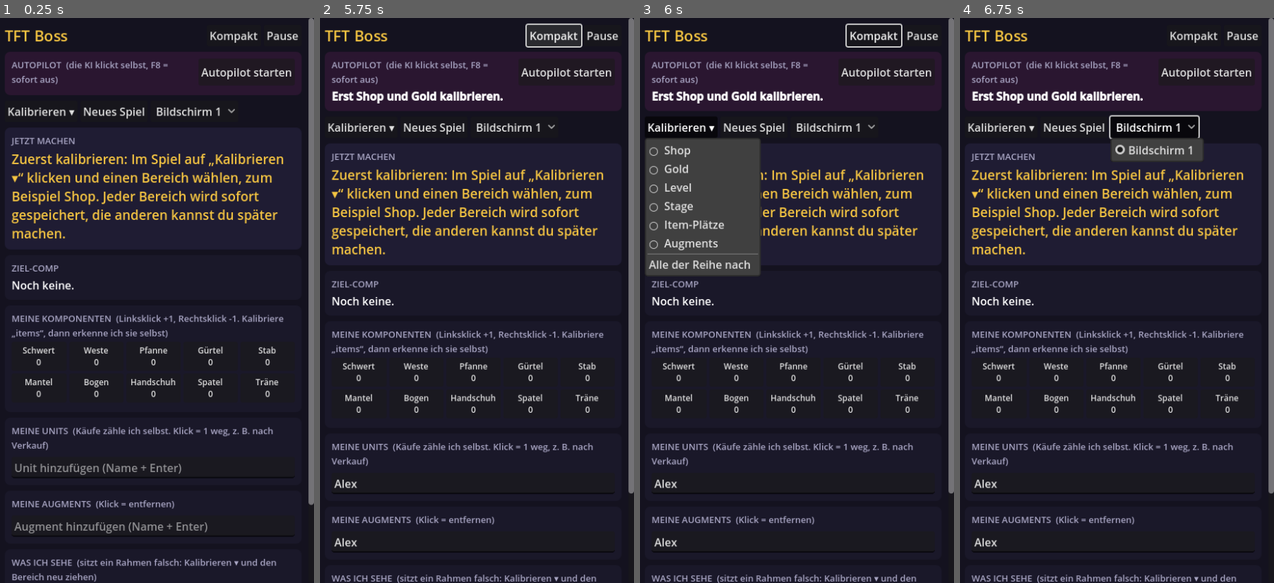
Above: before the commit, frames 1-4 (left to right).
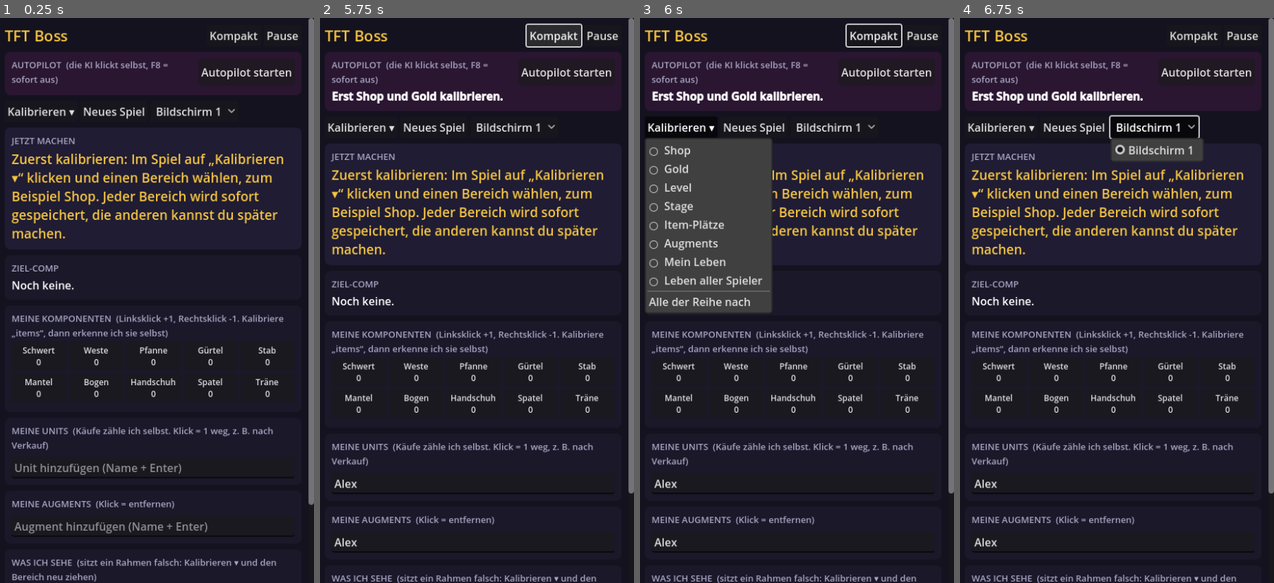
Above: after the commit, the same moments.

Repository: clutch-ai1/claudeTFTmeloo
Game: Godot game, scene res://main.tscn
Same seed, same stepped clock (60 frames per second), same inputs: the game is played once before the commit and once after it.
Inputs (mouse positions are in pixels of both pictures, inside the frame that each line leads up to):
- Up to frame 1 (0.25 s): no input
- Up to frame 2 (5.75 s): click (473, 470) at 0.52 s; type "Alex" at 0.6 s; click (473, 526) at 0.75 s; type "Alex" at 0.83 s; click "Autopilot starten" at 1.25 s; click "Neues Spiel" at 2 s; click "Neues Spiel" at 2.75 s; click "Kompakt" at 3.5 s; click "Autopilot starten" at 4.25 s; click "Alles zeigen" at 5 s
- Up to frame 3 (6 s): click "Kalibrieren ▾" at 5.75 s
- Up to frame 4 (6.75 s): click "Bildschirm 1" at 6.5 s

Frames 1-2 are identical in both runs. In frame 3, 3.7% of the frame differs, in the area x 1-43%, y 21-53%; in frame 4, nothing differs.

Commit message:
TFT Boss: Streak-Plan, Leben und Lobby lesen, Notfall-Rolldown
Co-Authored-By: Claude Opus 5.5 <noreply@anthropic.com>
Claude-Session: https://claude.ai/code/session_01PB14Eb1ZSGfWueGS92rwub

Diff:
--- a/tftboss/scripts/brain.gd
+++ b/tftboss/scripts/brain.gd
@@ -13,6 +13,12 @@
 var consumables: Array = []      # Verbrauchsitems (Duplicator, Remover ...)
 var my_augs: Array = []
 var aug_offer: Array = []        # 3 Augment-Namen, wenn gerade eine Wahl offen ist
+
+var hp := -1                     # eigenes Leben
+var lobby_hp: Array = []         # Leben aller Spieler aus der Liste rechts
+var results: Array = []          # "W" / "L" pro PvP-Runde
+var plan := ""                   # "win", "loss" oder "" (noch offen)
+var plan_why := ""
 
 var target: Dictionary = {}      # gewählte Ziel-Comp
 var locked := false
@@ -38,6 +44,11 @@
 	aug_offer.clear()
 	target = {}
 	locked = false
+	hp = -1
+	lobby_hp = []
+	results = []
+	plan = ""
+	plan_why = ""
 
 # ---------------------------------------------------------------- Comp-Helfer
 
@@ -300,7 +311,7 @@
 		elif have >= 1 and sn < 41 and c <= 3:
 			prio = 1.5 + have
 			why = "Paar, wird 2 Sterne" if have == 2 else "Paar"
-		elif sn <= 23 and c <= 2:
+		elif sn <= 32 and c <= 3 and plan != "loss":
 			prio = 0.8
 			why = "Board stärker machen"
 		if have >= 8:
@@ -331,41 +342,154 @@
 	var rr := reroll_level(target) if not target.is_empty() else 0
 	if rr > 0 and level >= rr and sn >= 31:
 		return 50
+	if plan == "win" and win_streak() >= 2 and sn <= 32:
+		return 0   # Winstreak halten ist mehr wert als Zinsen
 	return mini(50, int(gold / 10) * 10)
+
+## Wie stark ist mein Spiel gerade (grob)? Units mit Paaren/2 Sternen, Items, Augments.
+func strength() -> float:
+	var sc := 0.0
+	for u in owned.keys():
+		var n: int = owned[u]
+		var c := Meta.cost(u)
+		if n >= 3:
+			sc += 1.5 + c * 0.5
+		elif n == 2:
+			sc += 0.7
+		else:
+			sc += 0.15 * c
+	var comps := 0
+	for k in comps_have.values():
+		comps += k
+	sc += comps * 0.6 + items_have.size() * 1.5
+	for a in my_augs:
+		var cats: Array = Meta.augs.get(a, {}).get("c", [])
+		if "Kampf" in cats or "Items" in cats:
+			sc += 1.0
+		if "Gold" in cats:
+			sc -= 1.5
+	return sc
+
+func win_streak() -> int:
+	var n := 0
+	for i in range(results.size() - 1, -1, -1):
+		if results[i] != "W":
+			break
+		n += 1
+	return n
+
+func loss_streak() -> int:
+	var n := 0
+	for i in range(results.size() - 1, -1, -1):
+		if results[i] != "L":
+			break
+		n += 1
+	return n
+
+## Mein Platz nach Leben in der Lobby (1 = am meisten Leben), 0 wenn unbekannt
+func hp_rank() -> int:
+	if hp < 0 or lobby_hp.size() < 2:
+		return 0
+	var r := 1
+	for h in lobby_hp:
+		if int(h) > hp:
+			r += 1
+	return r
+
+## Winstreak oder Lossstreak? Wird ab 2-1 entschieden und nach jeder Runde geprüft.
+func update_plan() -> void:
+	var sn := stage_num(stage)
+	if sn < 21:
+		return
+	if sn >= 33:
+		if plan != "":
+			plan_why = "Ab Stage 3-3 normal weiter: Board aufbauen und Comp spielen."
+		plan = ""
+		return
+	var st := strength()
+	if plan == "":
+		if st >= 4.0 or win_streak() >= 2:
+			plan = "win"
+			plan_why = "Starkes Board (Stärke %.1f): Winstreak, früh leveln." % st
+		elif st < 2.5 or loss_streak() >= 2:
+			plan = "loss"
+			plan_why = "Schwaches Board (Stärke %.1f): Lossstreak, Gold sparen, nicht leveln." % st
+		else:
+			plan = "win" if win_streak() > loss_streak() else "loss"
+			plan_why = "Mittelstarkes Board (Stärke %.1f), Ergebnisse entscheiden: %s." % [st, "Winstreak" if plan == "win" else "Lossstreak"]
+		return
+	var hp_ok := hp < 0 or hp >= 60
+	if plan == "win" and loss_streak() >= 2 and hp_ok and sn <= 31:
+		plan = "loss"
+		plan_why = "Zwei Niederlagen in Folge: auf Lossstreak umgestellt."
+	elif plan == "loss" and win_streak() >= 2:
+		plan = "win"
+		plan_why = "Zwei Siege in Folge: Board ist stark genug, auf Winstreak umgestellt."
+	elif plan == "loss" and hp >= 0 and hp < 50 and sn <= 32:
+		plan = "win"
+		plan_why = "Leben unter 50: Lossstreak abbrechen, jetzt stabilisieren."
 
 func econ_advice(g: int) -> Array:
 	var out := []
 	if target.is_empty() or g < 0:
 		return out
+	update_plan()
 	var sn := stage_num(stage)
 	var style := style_of(target)
 	var rr := reroll_level(target)
-	# Level-Plan der Comp: ab welcher Stage welches Level
+	# Level-Plan: früh nach Streak, danach nach der Comp
 	var want := 0
-	for e in target.get("lv", []):
-		if sn >= stage_num(str(e["s"])):
-			want = maxi(want, int(e["l"]))
-	if rr > 0 and sn >= 31 and want > rr and _missing_three_stars().size() > 0:
-		want = rr
+	if sn <= 32 and plan == "win":
+		want = 4 if sn >= 21 else 0
+		if sn >= 25:
+			want = 5
+		if sn >= 32:
+			want = 6
+	elif sn <= 31 and plan == "loss":
+		want = 0          # Lossstreak: nicht leveln
+	elif sn == 32 and plan == "loss":
+		want = 6 if rr == 0 or rr >= 6 else rr
+	else:
+		for e in target.get("lv", []):
+			if sn >= stage_num(str(e["s"])):
+				want = maxi(want, int(e["l"]))
+		if rr > 0 and sn >= 31 and want > rr and _missing_three_stars().size() > 0:
+			want = rr
 	if level > 0 and want > level and g >= 4:
-		out.append({"k": "level", "t": "Level hoch auf %d (F drücken, bis Level %d)" % [want, want]})
+		out.append({"k": "level", "t": "Level hoch auf %d (F)" % want})
 		return out
 	var missing := _missing_core()
 	var roll := ""
-	if rr > 0 and level >= rr and sn >= 31:
+	var until := 50
+	# Notfall: wenig Leben, Board stabilisieren
+	if hp >= 0 and sn >= 33 and hp <= 20 and g > 4:
+		roll = "Nur noch %d Leben: alles rollen (D)" % hp
+		until = 0
+	elif hp >= 0 and sn >= 33 and hp <= 40 and g > 20 and missing.size() > 0:
+		roll = "%d Leben: rollen bis 20 Gold zum Stabilisieren (D)" % hp
+		until = 20
+	elif plan == "loss" and sn == 32 and hp >= 0 and hp < 60 and g > 30:
+		roll = "Lossstreak vorbei: rollen bis 30 Gold zum Stabilisieren (D)"
+		until = 30
+	elif rr > 0 and level >= rr and sn >= 31:
 		var m3 := _missing_three_stars()
 		if m3.size() > 0 and g > 50:
 			roll = "Rollen bis 50 Gold (D), suche %s" % ", ".join(m3.slice(0, 3))
+			until = 50
 	elif style.begins_with("Fast 8") and level >= 8 and sn >= 42 and missing.size() > 0:
-		roll = "Roll-down: rollen bis ca. 15 Gold (D), suche %s" % ", ".join(missing.slice(0, 3))
+		roll = "Roll-down auf 8: rollen bis ca. 15 Gold (D), suche %s" % ", ".join(missing.slice(0, 3))
+		until = 15
 	elif style.begins_with("Fast 9") and level >= 9 and missing.size() > 0:
 		roll = "Roll-down auf 9: rollen bis ca. 10 Gold (D), suche %s" % ", ".join(missing.slice(0, 3))
+		until = 10
 	elif style == "Standard" and level >= 7 and sn >= 41 and missing.size() > 0 and g > 30:
 		roll = "Rollen bis 30 Gold (D), suche %s" % ", ".join(missing.slice(0, 3))
+		until = 30
 	elif g > 60 and sn >= 41:
 		roll = "Zu viel Gold: rollen bis 50 (D)"
-	if roll != "":
-		out.append({"k": "roll", "t": roll, "until": _roll_floor(style, rr)})
+		until = 50
+	if roll != "" and g > until:
+		out.append({"k": "roll", "t": roll, "until": until})
 	elif sn >= 21:
 		var nxt := (int(g / 10) + 1) * 10
 		if g < 50:
--- a/tftboss/scripts/calib.gd
+++ b/tftboss/scripts/calib.gd
@@ -7,8 +7,9 @@
 signal changed(rects: Dictionary)
 signal cancelled
 
-const NAMES := {"shop": "Shop", "gold": "Gold", "level": "Level", "stage": "Stage", "items": "Item-Plätze", "augs": "Augments"}
-const ORDER := ["shop", "gold", "level", "stage", "items", "augs"]
+const NAMES := {"shop": "Shop", "gold": "Gold", "level": "Level", "stage": "Stage", "items": "Item-Plätze", "augs": "Augments", "hp": "Mein Leben", "lobby": "Leben aller Spieler"}
+const ORDER := ["shop", "gold", "level", "stage", "items", "augs", "hp", "lobby"]
+const LOBBY_SLOTS := 8
 const STEPS := [
 	["shop", "Zieh einen Rahmen um alle 5 Shop-Karten. Nur die Karten, ohne Level- und Reroll-Knopf links."],
 	["gold", "Zieh einen Rahmen eng um deine Gold-Zahl."],
@@ -16,8 +17,10 @@
 	["stage", "Zieh einen Rahmen eng um die Stage-Anzeige oben, zum Beispiel 3-2."],
 	["items", "Rahmen von der Oberkante des obersten Item-Platzes bis zur Unterkante des untersten ziehen, auch über die leeren. Die dünnen Linien müssen zwischen den Plätzen liegen. Wenn nicht: mit − und + die Anzahl ändern."],
 	["augs", "Rahmen um alle 3 Augment-Karten (geht nur, solange eine Augment-Wahl offen ist)."],
+	["hp", "Rahmen mit etwas Abstand um deine eigene Lebens-Zahl (in der Spielerliste rechts oder unter deinem Portrait)."],
+	["lobby", "Rahmen um die Lebens-Zahlen aller 8 Spieler in der Liste rechts, von der obersten bis zur untersten Zahl, nur die Zahlen-Spalte. Die Linien müssen zwischen den Spielern liegen, sonst mit − und + anpassen."],
 ]
-const COLORS := {"items": Color("ff6fae"), "shop": Color("7be07b"), "gold": Color("f5c542"), "level": Color("6fd3ff"), "stage": Color("ff9a4a"), "augs": Color("c48cff")}
+const COLORS := {"hp": Color("ff6b6b"), "lobby": Color("ffa0a0"), "items": Color("ff6fae"), "shop": Color("7be07b"), "gold": Color("f5c542"), "level": Color("6fd3ff"), "stage": Color("ff9a4a"), "augs": Color("c48cff")}
 
 var img: Image
 var rects := {}
@@ -110,10 +113,11 @@
 	_update_info()
 
 func _slots_add(d: int) -> void:
-	if not rects.has("items"):
-		return
-	var r: Array = rects["items"]
-	var n: int = int(r[4]) if r.size() > 4 else ITEM_SLOTS
+	var key: String = STEPS[step][0]
+	if not rects.has(key):
+		return
+	var r: Array = rects[key]
+	var n: int = int(r[4]) if r.size() > 4 else (ITEM_SLOTS if key == "items" else LOBBY_SLOTS)
 	n = clampi(n + d, 1, 16)
 	if r.size() > 4:
 		r[4] = n
@@ -125,9 +129,10 @@
 func _update_info() -> void:
 	var s: Array = STEPS[step]
 	if slot_row:
-		slot_row.visible = s[0] == "items"
-		var cnt: int = int(rects["items"][4]) if rects.has("items") and rects["items"].size() > 4 else ITEM_SLOTS
-		slot_lbl.text = "  Item-Plätze: %d  " % cnt
+		slot_row.visible = s[0] == "items" or s[0] == "lobby"
+		var k: String = s[0]
+		var cnt: int = int(rects[k][4]) if rects.has(k) and rects[k].size() > 4 else (ITEM_SLOTS if k == "items" else LOBBY_SLOTS)
+		slot_lbl.text = "  Plätze: %d  " % cnt
 	info.remove_theme_color_override("font_color")
 	if only != "":
 		var st := "Rahmen gesetzt. „Speichern“ oder Enter drücken, oder neu ziehen." if rects.has(only) else "Mit der Maus einen Rahmen ziehen, dann „Speichern“."
@@ -155,8 +160,8 @@
 				var key: String = STEPS[step][0]
 				var cnt: int = int(rects[key][4]) if rects.has(key) and rects[key].size() > 4 else 0
 				rects[key] = [r.position.x, r.position.y, r.size.x, r.size.y]
-				if key == "items":
-					rects[key].append(cnt if cnt > 0 else ITEM_SLOTS)
+				if key == "items" or key == "lobby":
+					rects[key].append(cnt if cnt > 0 else (ITEM_SLOTS if key == "items" else LOBBY_SLOTS))
 				changed.emit(rects)
 				var px := Rect2(drag_from.min(drag_to), (drag_from - drag_to).abs())
 				if px.intersects(panel.get_rect()):
@@ -259,6 +264,9 @@
 		"items":
 			vertical = r.size.y >= r.size.x
 			n = count if count > 0 else ITEM_SLOTS
+		"lobby":
+			vertical = r.size.y >= r.size.x
+			n = count if count > 0 else LOBBY_SLOTS
 	for i in n:
 		if vertical:
 			out.append(Rect2(r.position.x, r.position.y + r.size.y * i / n, r.size.x, r.size.y / n))
--- a/tftboss/scripts/main.gd
+++ b/tftboss/scripts/main.gd
@@ -5,8 +5,10 @@
 const TICK := 0.6
 const AUG_STAGES := [21, 32, 42]
 const KIND_COLOR := {"aug": "c48cff", "item": "6fd3ff", "buy": "7be07b", "level": "f5c542", "roll": "ff9a4a", "info": "a9a6c4"}
-const NUM_NAME := {"stage": "Stage", "level": "Level", "gold": "Gold"}
-const NUM_EXAMPLE := {"stage": "3-2", "level": "6", "gold": "34"}
+const NUM_NAME := {"stage": "Stage", "level": "Level", "gold": "Gold", "hp": "dein Leben", "lobby": "Leben eines Spielers"}
+const NUM_EXAMPLE := {"stage": "3-2", "level": "6", "gold": "34", "hp": "78", "lobby": "64"}
+## PvP-Runden pro Stage (x-4 ist Karussell, x-7 PvE)
+const PVP_ROUNDS := [1, 2, 3, 5, 6]
 
 var vision := Vision.new()
 var pilot := Autopilot.new()
@@ -30,6 +32,7 @@
 var aug_off_stage := ""
 var aug_seen_full := false
 var last_stage_num := 0
+var round_hp := -1                # Leben zu Beginn der aktuellen Runde
 var stage_seen_ms := -100000      # wann die Stage zuletzt sicher gelesen wurde
 var unknown_prev := {}            # Platz -> Fingerabdruck vom letzten Durchlauf (erst fragen, wenn stabil)
 var busy := false
@@ -413,7 +416,13 @@
 	if tg.is_empty():
 		lbl_target.text = "Noch keine."
 		return
-	var tline := "[b]%s[/b]  [color=#a9a6c4](%s-Tier, %s, Ø Platz %.2f)[/color]%s" % [tg["name"], tg["tier"], Brain.style_de(tg), float(tg["avg"]), "  [color=#7be07b]fest[/color]" if brain.locked else "  [color=#a9a6c4]noch flexibel[/color]"]
+	var plan_txt: String = {"win": "[color=#7be07b]Winstreak[/color]", "loss": "[color=#ff9a4a]Lossstreak[/color]"}.get(brain.plan, "[color=#a9a6c4]normal[/color]")
+	var res_txt := "".join(brain.results.slice(maxi(0, brain.results.size() - 8))) if brain.results.size() > 0 else "-"
+	var rank := brain.hp_rank()
+	var head := "Plan: %s  ·  Runden: %s  ·  Leben: %s%s" % [plan_txt, res_txt, str(brain.hp) if brain.hp >= 0 else "-", ("  ·  Platz %d nach Leben" % rank) if rank > 0 else ""]
+	if brain.plan_why != "":
+		head += "\n[color=#a9a6c4]%s[/color]" % brain.plan_why
+	var tline := head + "\n[b]%s[/b]  [color=#a9a6c4](%s-Tier, %s, Ø Platz %.2f)[/color]%s" % [tg["name"], tg["tier"], Brain.style_de(tg), float(tg["avg"]), "  [color=#7be07b]fest[/color]" if brain.locked else "  [color=#a9a6c4]noch flexibel[/color]"]
 	var carry: Array = tg.get("carry", [])
 	var items := []
 	if carry.size() > 0:
@@ -586,6 +595,32 @@
 			_ask({"kind": "num", "key": key, "glyphs": r["glyphs"], "meta": r.get("meta", []), "img": crop})
 		seen.append("%s %s" % [NUM_NAME[key], t if t != "" else "-"])
 
+	# Eigenes Leben
+	if rects.has("hp"):
+		var crop_hp := _crop(img, "hp")
+		var rh := vision.read_number("hp", crop_hp)
+		if rh["ok"] and str(rh["text"]).is_valid_int():
+			var h := int(rh["text"])
+			if h >= 0 and h <= 100 and h != brain.hp:
+				brain.hp = h
+				changed = true
+		elif rh["glyphs"].size() > 0 and _in_game():
+			_ask({"kind": "num", "key": "hp", "glyphs": rh["glyphs"], "meta": rh.get("meta", []), "img": crop_hp})
+		seen.append("Leben %s" % (str(brain.hp) if brain.hp >= 0 else "-"))
+	# Leben aller Spieler
+	if rects.has("lobby") and _in_game():
+		var hs := []
+		var ls := _slots(img, "lobby")
+		for i in ls.size():
+			var rl := vision.read_number("lobby%d" % i, ls[i])
+			if rl["ok"] and str(rl["text"]).is_valid_int():
+				hs.append(int(rl["text"]))
+			elif rl["glyphs"].size() > 0:
+				_ask({"kind": "num", "key": "lobby", "glyphs": rl["glyphs"], "meta": rl.get("meta", []), "img": ls[i]})
+		if hs != brain.lobby_hp:
+			brain.lobby_hp = hs
+			changed = true
+
 	var active := _in_game() or not rects.has("stage")
 
 	# Shop
@@ -684,6 +719,13 @@
 	var sn := Brain.stage_num(t)
 	if sn <= 12 and last_stage_num >= 21:
 		_new_game()
+	# Ergebnis der Runde, die gerade zu Ende ging: Leben verloren = Niederlage
+	var prev := last_stage_num
+	if prev >= 21 and (prev % 10) in PVP_ROUNDS and round_hp >= 0 and brain.hp >= 0 and sn > prev:
+		brain.results.append("L" if brain.hp < round_hp else "W")
+		if auto_on:
+			_log("Runde %d-%d: %s" % [prev / 10, prev % 10, "verloren" if brain.hp < round_hp else "gewonnen"])
+	round_hp = brain.hp
 	last_stage_num = sn
 	brain.stage = t
 	aug_seen_full = false
@@ -937,6 +979,7 @@
 		_auto_status("TFT war nicht vorne. Nochmal starten und in den 3 Sekunden ins Spiel klicken.")
 		return
 	auto_on = true
+	timer.wait_time = 0.35
 	running = true
 	_update_run_btn()
 	btn_auto.text = "Autopilot stoppen"
@@ -945,6 +988,7 @@
 
 func _auto_off(why: String) -> void:
 	auto_on = false
+	timer.wait_time = TICK
 	btn_auto.text = "Autopilot starten"
 	_log(why)
 	_auto_status(why)
--- /dev/null
+++ b/tftboss/tests/streak.gd
@@ -0,0 +1,26 @@
+extends Node
+func step(b, st, lv, g, hp, res=""):
+	if res != "": b.results.append(res)
+	b.stage = st; b.level = lv; b.gold = g; b.hp = hp
+	var adv = b.advise()
+	var lines = []
+	for a in adv:
+		if a["k"] in ["level", "roll", "info"]: lines.append("[" + a["k"] + "] " + a["t"])
+	print("  ", st, " Lv", lv, " ", g, "G ", hp, "HP ", "".join(b.results), " -> Plan=", b.plan, " | ", " / ".join(lines))
+func _ready():
+	await get_tree().process_frame
+	print("== Starkes Board")
+	var b := Brain.new()
+	b.owned = {"Annie": 3, "Zoe": 2, "Renekton": 2, "Taric": 1}; b.comps_have = {"Recurve Bow": 1, "Sparring Gloves": 1, "B.F. Sword": 1}
+	b.shop = ["", "", "", "", ""]
+	step(b, "2-1", 3, 14, 96); step(b, "2-2", 4, 12, 96, "W"); step(b, "2-3", 4, 16, 96, "W"); step(b, "2-5", 4, 24, 96, "W"); step(b, "3-2", 5, 30, 90, "W")
+	print("== Schwaches Board")
+	b = Brain.new(); b.owned = {"Elise": 1, "Gnar": 1, "Lulu": 1}; b.comps_have = {"Tear Of The Goddess": 1}; b.my_augs = ["Investment Strategy II"]
+	step(b, "2-1", 3, 14, 96); step(b, "2-2", 3, 16, 92, "L"); step(b, "2-5", 3, 28, 84, "L"); step(b, "3-1", 3, 44, 70, "L"); step(b, "3-2", 3, 58, 62, "L"); step(b, "3-3", 6, 30, 58, "L")
+	print("== Winstreak kippt")
+	b = Brain.new(); b.owned = {"Annie": 3, "Zoe": 2, "Renekton": 2}; b.comps_have = {"Recurve Bow": 2, "Sparring Gloves": 1}
+	step(b, "2-1", 3, 14, 100); step(b, "2-2", 4, 8, 94, "L"); step(b, "2-3", 4, 12, 88, "L"); step(b, "2-5", 4, 22, 80, "L")
+	print("== Wenig Leben spät")
+	b = Brain.new(); b.owned = {"Graves": 1, "Zac": 2}
+	step(b, "4-2", 8, 52, 36, "L"); step(b, "4-5", 8, 40, 18, "L")
+	get_tree().quit()
--- /dev/null
+++ b/tftboss/tests/streak.tscn
@@ -0,0 +1,6 @@
+[gd_scene format=3]
+
+[ext_resource type="Script" path="res://tests/streak.gd" id="1"]
+
+[node name="S" type="Node"]
+script = ExtResource("1")
Not shown, changed: tftboss/Anleitung.txt
Not shown, added: tftboss/tests/streak.gd.uid
